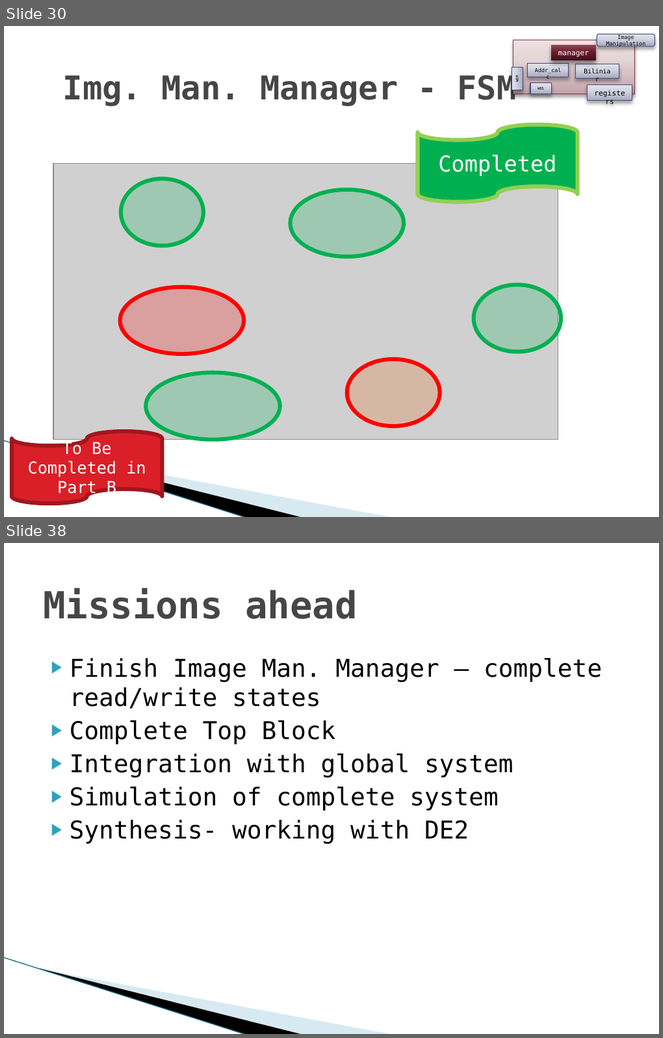
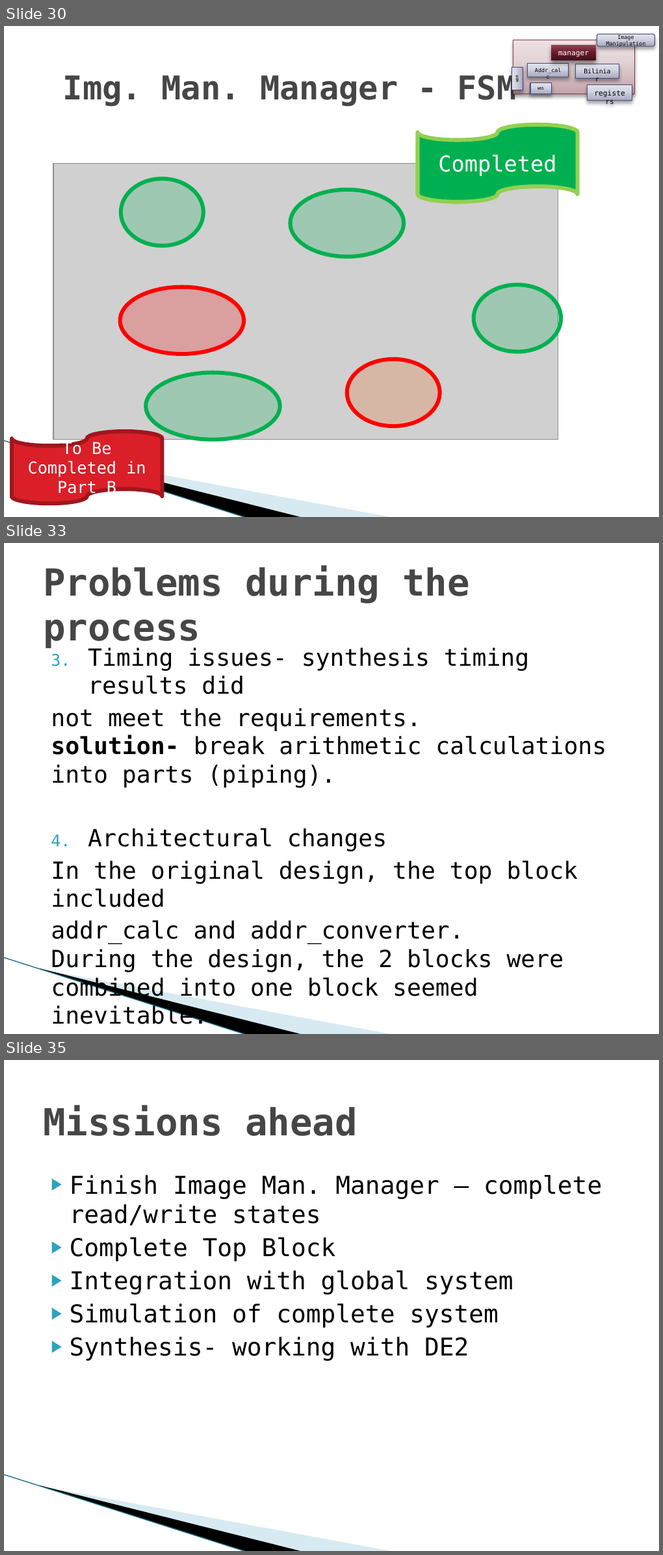
Before and after one commit to shizzz88/image-rotation-technion-ee, a slide deck: Presentation/Final_part_A_Presentation.pptx. Shown one above the other, each under a label of ours: slides 30 and 38 before the commit, slides 30, 33 and 35 after it; the slides between them are not shown. The pictures are 663x1038 and 663x1555 pixels, drawn with LibreOffice and Linux fonts; fonts in the diff are those of the drawing; grey boxes stand for pictures; background and template pictures are left out. Boxes give left, top, right and bottom in pixels: in the first picture for what was removed or moved away, otherwise in the second. Text is boxed around its words. In the diff, an @@ line names an element or a change of style, - is before the commit and + after.

```diff
--- a/Presentation/Final_part_A_Presentation.pptx
+++ b/Presentation/Final_part_A_Presentation.pptx
@@ slide 33 added at (x1=4, y1=543, x2=659, y2=1034), background #FFFFFF; not listed: 3 template elements that a slide beside it also shows @@
@@ title added at (x1=43, y1=566, x2=470, y2=648), 41 pt, text #464646, bold @@
+Problems during the process
@@ text added at (x1=51, y1=648, x2=607, y2=1025), 26 pt, text #000000 @@
+3. Timing issues- synthesis timing results did
+not meet the requirements.
+solution- break arithmetic calculations into parts (piping).
+4. Architectural changes
+In the original design, the top block included
+addr_calc and addr_converter.
+During the design, the 2 blocks were combined into one block seemed inevitable.
@@ what was slide 38 is now slide 35 @@
```
Also in this commit, not shown: 4 slides changed, 4 slides removed, 7 other files.
